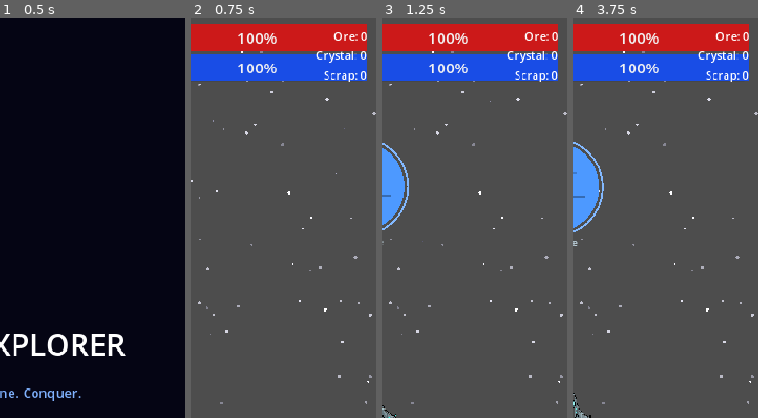
Above: before the commit, frames 1-4 (left to right).
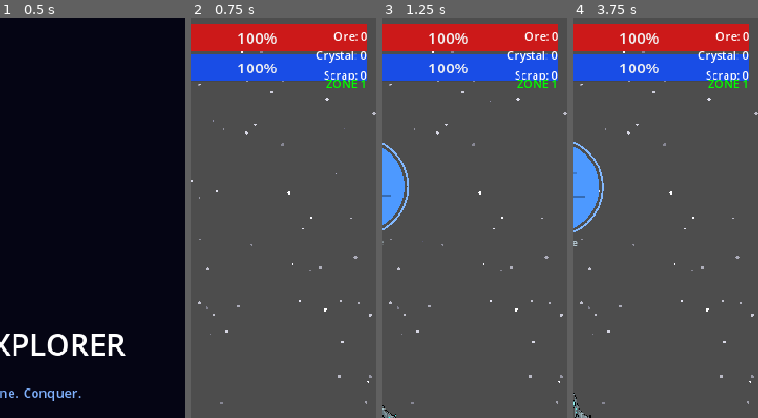
Above: after the commit, the same moments.

Repository: ichizh8/space-game-rt
Game: Godot game, scene res://scenes/main_menu.tscn
Two runs of this game, one before a commit and one after it. Both use one fixed random seed, a clock stepped at 60 frames per second and the inputs below.
Inputs:
- Up to frame 1 (0.5 s): no input
- Up to frame 2 (0.75 s): click "New Game" at 0.5 s
- Up to frame 3 (1.25 s): no input
- Up to frame 4 (3.75 s): click "COCKPIT" at 1.25 s; click "COCKPIT" at 2 s; click "COCKPIT" at 2.75 s; click "X" at 3.5 s
The pictures show only the part of the screen within x 50-100%, y 0-50%; the shares and areas given below are measured in that part.

Frame 1 is identical in both runs. In frame 2, 0.2% of the frame differs, in the area x 72-95%, y 15-18%; in frame 3, 0.2%; in frame 4, 0.2%.

Commit message:
v90: zone difficulty scaling + zone HUD indicator
Co-Authored-By: Claude Opus 4.6 <noreply@anthropic.com>

Diff:
--- a/scripts/hud.gd
+++ b/scripts/hud.gd
@@ -20,6 +20,9 @@
 var _notification_timer: float = 0.0
 var _last_action_type: String = ""
 var _last_action_target: Node2D = null
+var _zone_label: Label
+var _zone_check_timer: float = 0.0
+var _current_zone: int = 1
 
 
 func _ready() -> void:
@@ -167,6 +170,18 @@
 	_notification_label.visible = false
 	add_child(_notification_label)
 
+	# Zone indicator (top-right, below resources)
+	_zone_label = Label.new()
+	_zone_label.set_anchors_preset(Control.PRESET_TOP_RIGHT)
+	_zone_label.offset_left = -80
+	_zone_label.offset_top = 60
+	_zone_label.offset_right = -10
+	_zone_label.add_theme_font_size_override("font_size", 12)
+	_zone_label.horizontal_alignment = HORIZONTAL_ALIGNMENT_RIGHT
+	_zone_label.text = "ZONE 1"
+	_zone_label.add_theme_color_override("font_color", Color.GREEN)
+	add_child(_zone_label)
+
 
 func _connect_signals() -> void:
 	GameState.hull_changed.connect(_on_hull_changed)
@@ -208,6 +223,12 @@
 	var ship := get_tree().get_first_node_in_group("player")
 	if is_instance_valid(ship) and ship.has_method("set_firing"):
 		ship.set_firing(_fire_pressed)
+
+	# Zone label update (every 2s)
+	_zone_check_timer += delta
+	if _zone_check_timer >= 2.0:
+		_zone_check_timer = 0.0
+		_update_zone_label()
 
 
 func get_joystick_direction() -> Vector2:
@@ -385,6 +406,29 @@
 		]
 
 
+func _update_zone_label() -> void:
+	var ship_node := get_tree().get_first_node_in_group("player")
+	if not is_instance_valid(ship_node):
+		return
+	var dist: float = (ship_node as Node2D).global_position.length()
+	var zone: int = 1
+	if dist >= 4200.0:
+		zone = 4
+	elif dist >= 2800.0:
+		zone = 3
+	elif dist >= 1500.0:
+		zone = 2
+	if zone != _current_zone:
+		_current_zone = zone
+	if is_instance_valid(_zone_label):
+		_zone_label.text = "ZONE " + str(zone)
+		match zone:
+			1: _zone_label.add_theme_color_override("font_color", Color.GREEN)
+			2: _zone_label.add_theme_color_override("font_color", Color.YELLOW)
+			3: _zone_label.add_theme_color_override("font_color", Color.ORANGE)
+			4: _zone_label.add_theme_color_override("font_color", Color.RED)
+
+
 func _draw_fire_button() -> void:
 	pass  # Drawn by fire_button.gd
 
--- a/scripts/sector_generator.gd
+++ b/scripts/sector_generator.gd
@@ -271,8 +271,13 @@
 	if not is_instance_valid(player):
 		return 1.0
 	var dist := player.global_position.length()
-	var zone: float = min(floor(dist / 1500.0), 5.0)
-	return 1.0 + zone * 0.35
+	if dist >= 4200.0:
+		return 2.2
+	elif dist >= 2800.0:
+		return 1.7
+	elif dist >= 1500.0:
+		return 1.3
+	return 1.0
 
 func _apply_difficulty(enemy: Node2D, diff: float) -> void:
 	if enemy.has_method("setup"):
--- a/scripts/sector_loader.gd
+++ b/scripts/sector_loader.gd
@@ -286,6 +286,17 @@
 				call_deferred("_spawn_zone_enemy", i)
 
 
+func _get_zone_multiplier(pos: Vector2) -> float:
+	var dist: float = pos.length()
+	if dist >= 4200.0:
+		return 2.2
+	elif dist >= 2800.0:
+		return 1.7
+	elif dist >= 1500.0:
+		return 1.3
+	return 1.0
+
+
 func _spawn_zone_enemy(zone_idx: int) -> void:
 	if zone_idx >= _respawn_zones.size():
 		return
@@ -310,11 +321,13 @@
 	var cy: float = float(zone.center_y)
 	var angle: float = randf() * TAU
 	var dist: float = randf_range(100.0, 300.0)
-	enemy.global_position = Vector2(cx + cos(angle) * dist, cy + sin(angle) * dist)
-	# Set difficulty based on sector
+	var spawn_pos: Vector2 = Vector2(cx + cos(angle) * dist, cy + sin(angle) * dist)
+	enemy.global_position = spawn_pos
+	# Set difficulty based on sector + zone
 	if enemy.has_method("setup"):
-		var diff: float = 1.0 + float(_sector_id - 1) * 0.4
-		enemy.call("setup", diff)
+		var sector_mult: float = 1.0 + float(_sector_id - 1) * 0.4
+		var zone_mult: float = _get_zone_multiplier(spawn_pos)
+		enemy.call("setup", sector_mult * zone_mult)
 	get_parent().add_child(enemy)
 	zone.enemies.append(enemy)
 	_respawn_zones[zone_idx] = zone
Not shown, changed: web-export/index.html
Not shown, changed: web-export/index.pck
